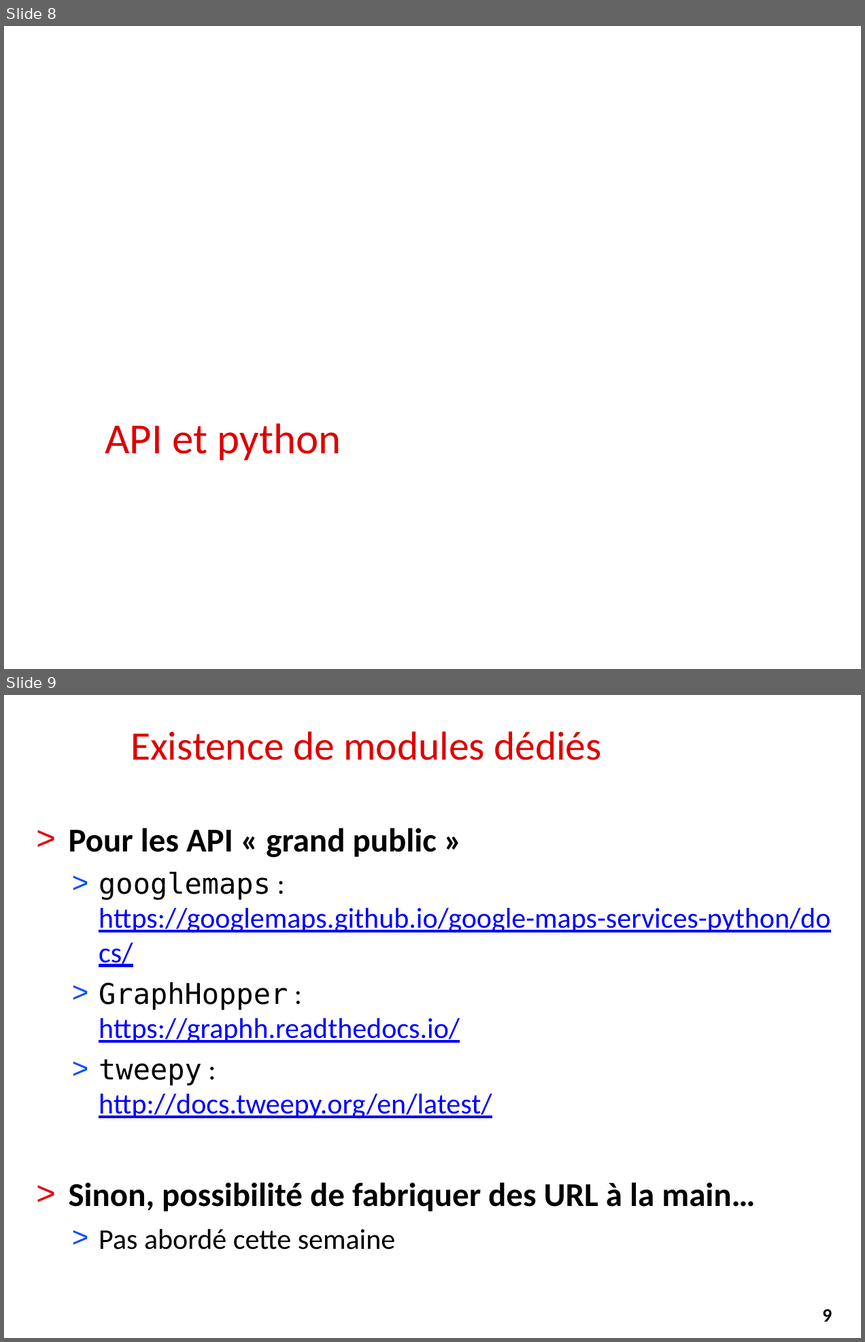
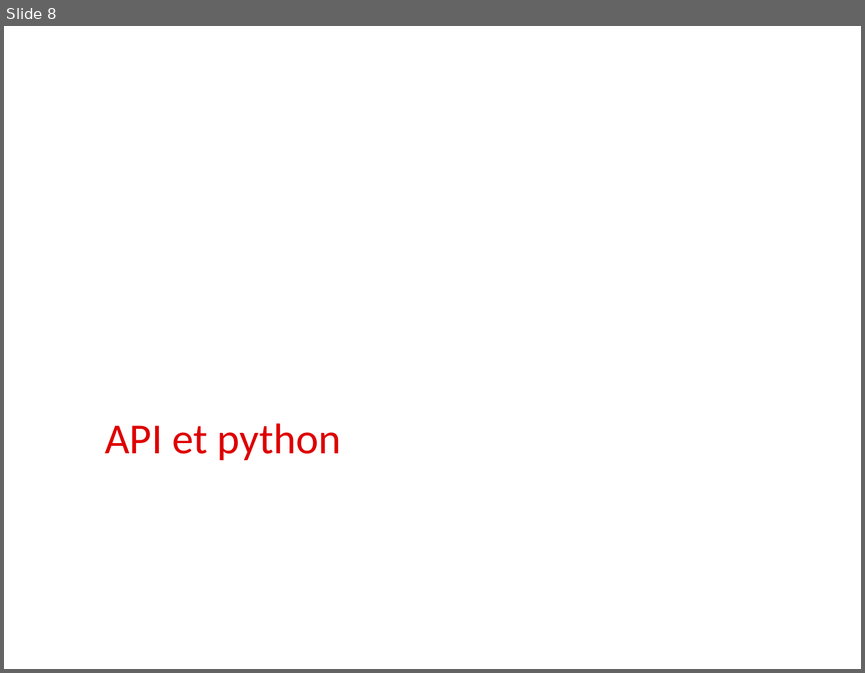
Before and after one commit to alemaitr/python_opendata_l2, a slide deck: cours3.pptx. Shown one above the other, each under a label of ours: slides 8 and 9 before the commit, slide 8 after it. The pictures are 865x1342 and 865x673 pixels, drawn with LibreOffice and Linux fonts; fonts in the diff are those of the drawing; background and template pictures are left out. Boxes give left, top, right and bottom in pixels: in the first picture for what was removed or moved away, otherwise in the second. Text is boxed around its words. In the diff, an @@ line names an element or a change of style, - is before the commit and + after.

Commit message:
Mise à jour Cours 3 Open Route Service

```diff
--- a/cours3.pptx
+++ b/cours3.pptx
@@ slide 9 removed at (x1=4, y1=695, x2=861, y2=1338), background #FFFFFF @@
@@ title removed at (x1=130, y1=731, x2=601, y2=760) @@
-Existence de modules dédiés
@@ text removed at (x1=69, y1=828, x2=830, y2=1249) @@
-> Pour les API « grand public »
-  > googlemaps :
-    https://googlemaps.github.io/google-maps-services-python/docs/
-  > GraphHopper :
-    https://graphh.readthedocs.io/
-  > tweepy :
-    http://docs.tweepy.org/en/latest/
-> Sinon, possibilité de fabriquer des URL à la main…
-  > Pas abordé cette semaine
@@ page number removed at (x1=800, y1=1297, x2=854, y2=1331) @@
-9
```
Also in this commit, not shown: 4 slides changed, 4 slides added, 5 other slides removed, 1 other file.
